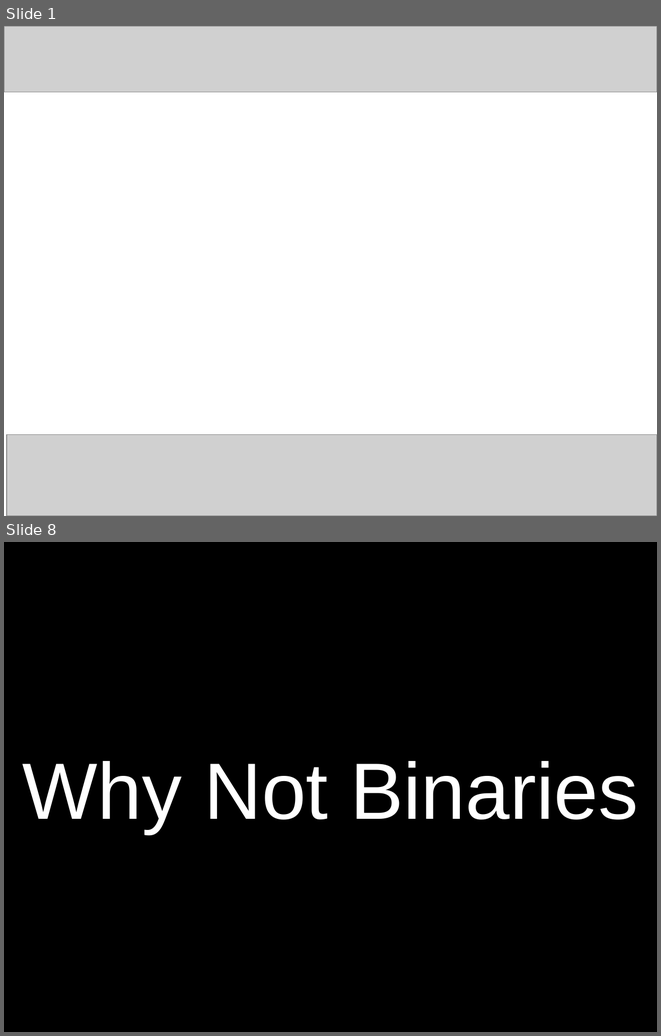
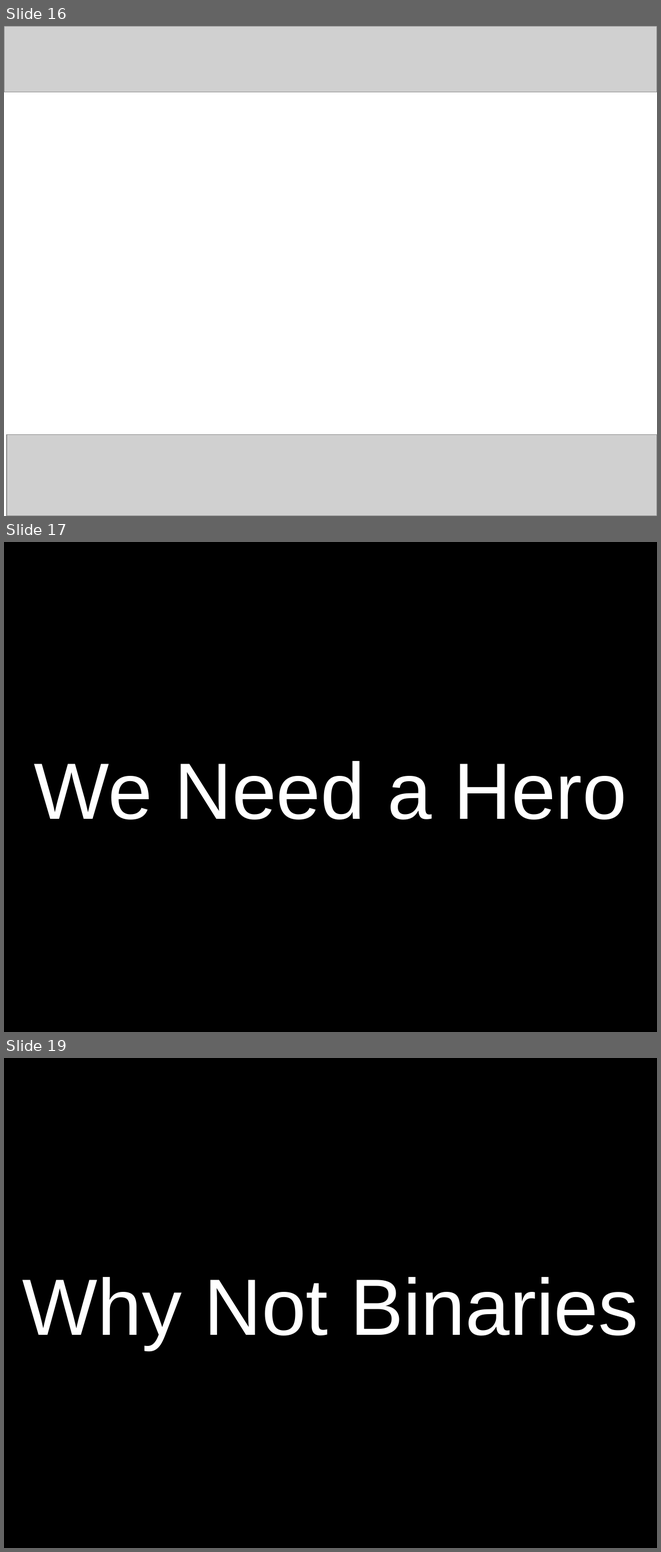
Before and after one commit to craignicol/scotaltdotnet, a slide deck: seattle/HORN Pres.ppt. Shown one above the other, each under a label of ours: slides 1 and 8 before the commit, slides 16, 17 and 19 after it; the slides between them are not shown. The pictures are 661x1036 and 661x1552 pixels, drawn with LibreOffice and Linux fonts; fonts in the diff are those of the drawing; grey boxes stand for pictures. Boxes give left, top, right and bottom in pixels: in the first picture for what was removed or moved away, otherwise in the second. Text is boxed around its words. In the diff, an @@ line names an element or a change of style, - is before the commit and + after.

Commit message:
Presentation update

```diff
--- a/seattle/HORN Pres.ppt
+++ b/seattle/HORN Pres.ppt
@@ slide 17 added at (x1=4, y1=542, x2=657, y2=1032), background #FFFFFF @@
@@ picture added at (x1=4, y1=542, x2=657, y2=608) @@
@@ title added at (x1=4, y1=542, x2=657, y2=1032), fill #000000, 88 pt, text #FFFFFF @@
+We Need a Hero
@@ picture added at (x1=7, y1=951, x2=657, y2=1032) @@
@@ what was slide 1 is now slide 16 @@
@@ what was slide 8 is now slide 19 @@
```
Also in this commit, not shown: 2 other slides added, 12 other files.
